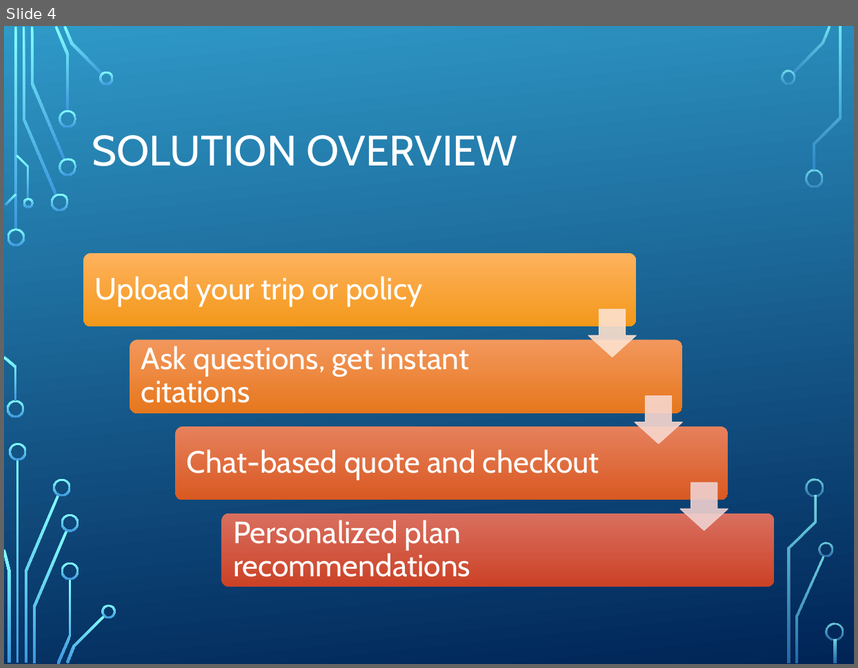
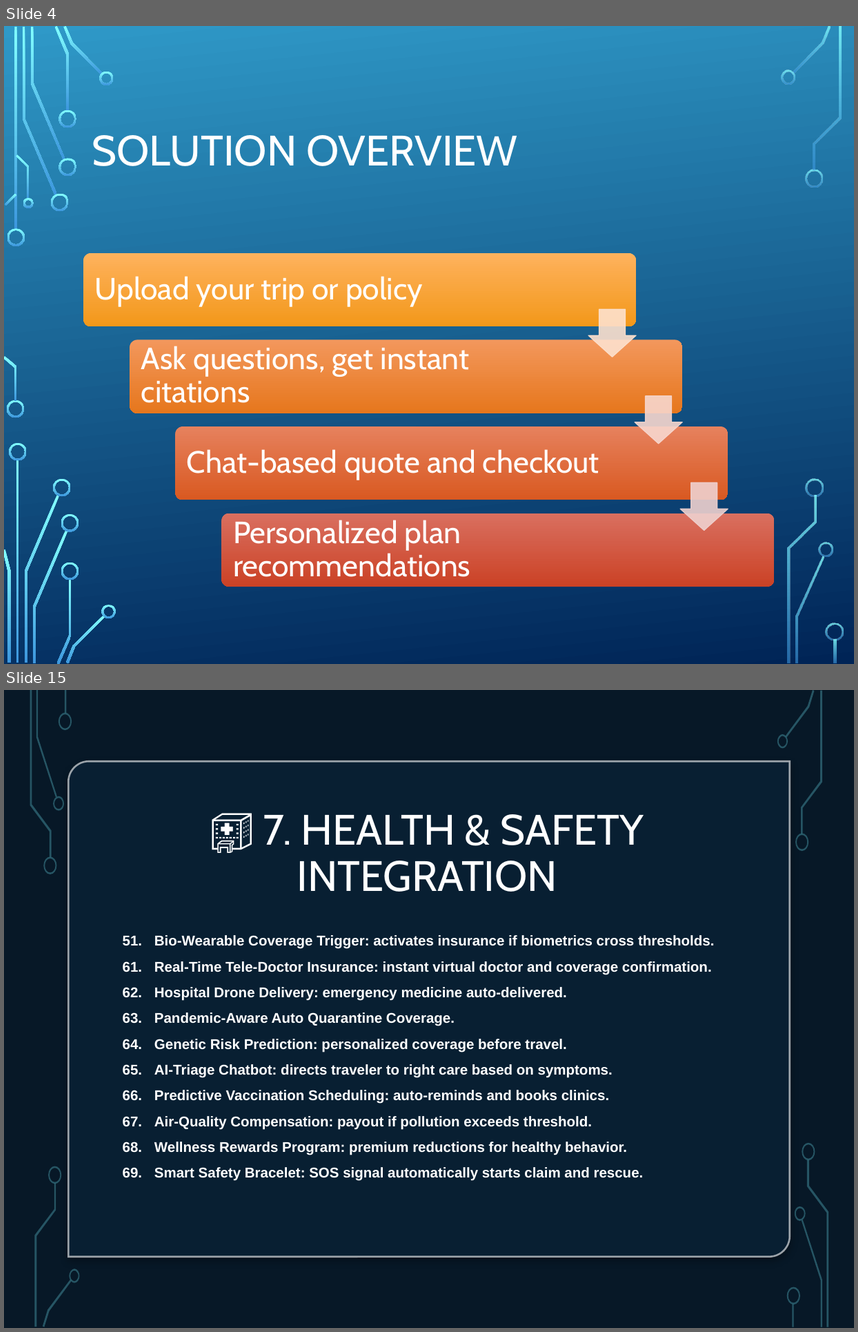
Before and after one commit to NguiWeily/ancileo-msig-demo, a slide deck: Ancileo x MSIG J-W.pptx. Shown one above the other, each under a label of ours: slide 4 before the commit, slides 4 and 15 after it; the slides between them are not shown. The pictures are 858x668 and 858x1332 pixels, drawn with LibreOffice and Linux fonts; fonts in the diff are those of the drawing; background and template pictures are left out. Boxes give left, top, right and bottom in pixels: in the first picture for what was removed or moved away, otherwise in the second. Text is boxed around its words. In the diff, an @@ line names an element or a change of style, - is before the commit and + after.

```diff
--- a/Ancileo x MSIG J-W.pptx
+++ b/Ancileo x MSIG J-W.pptx
@@ slide 15 added at (4,690,854,1328), background picture (left out); not listed: 17 template elements that a slide beside it also shows @@
@@ rectangle added at (4,690,854,1328), fill #000000 @@
@@ rectangle added at (4,690,854,1328), fill #092338 at 70% opacity @@
@@ group added at (30,690,72,874): 5 freeform shapes, 1 rectangle @@
@@ group added at (777,690,822,851): 4 freeform shapes @@
@@ round diag rect added at (69,761,791,1256), fill #092338 at 80% opacity, outline #FFFFFF 1.5 pt @@
@@ title added at (263,814,644,891), 36 pt, text #FFFFFF @@
+🏥 7. HEALTH & SAFETY INTEGRATION
@@ text added at (154,935,714,1181), 12 pt, text #FFFFFF, bold @@
+51. Bio-Wearable Coverage Trigger: activates insurance if biometrics cross thresholds.
+52. Real-Time Tele-Doctor Insurance: instant virtual doctor and coverage confirmation.
+53. Hospital Drone Delivery: emergency medicine auto-delivered.
+54. Pandemic-Aware Auto Quarantine Coverage.
+55. Genetic Risk Prediction: personalized coverage before travel.
+56. AI-Triage Chatbot: directs traveler to right care based on symptoms.
+57. Predictive Vaccination Scheduling: auto-reminds and books clinics.
+58. Air-Quality Compensation: payout if pollution exceeds threshold.
+59. Wellness Rewards Program: premium reductions for healthy behavior.
+60. Smart Safety Bracelet: SOS signal automatically starts claim and rescue.
@@ group added at (34,1166,81,1327): 4 freeform shapes @@
@@ group added at (787,1142,829,1327): 5 freeform shapes, 1 rectangle @@
```
Also in this commit, not shown: 4 slides changed, 9 other slides added, 1 slide removed.
